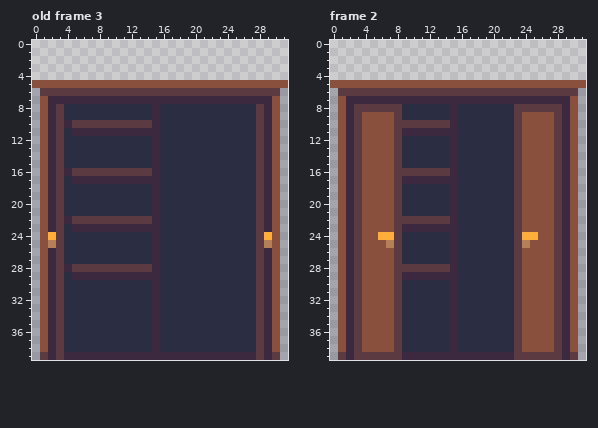
Pixel-art file -- Assets/HideOuts/WoodCloset.ase. This is how it looked before the edit.
32x40 pixels, 3 frames. Shown: old frame 3, frame 2. The commit also changed other frames, which this record leaves out.
New version:
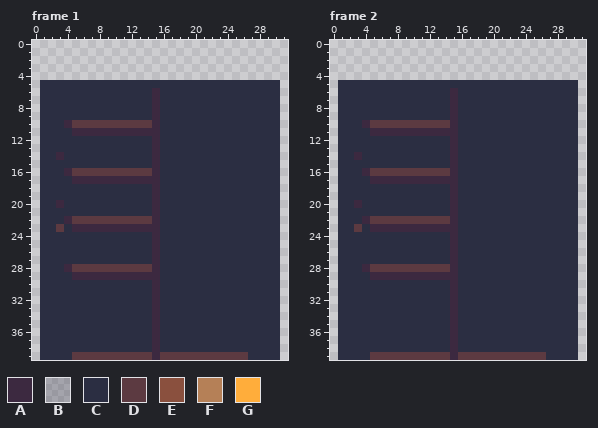
Palette (. is transparent): A #3c2940  B #2b2e4241  C #2b2e42  D #5c3a41  E #8a503e  F #b58057  G #ffad3b
A new or re-ordered frame is compared with the old frame closest to it.
Diff:
layer "Layer 3" now hidden
layer "Layer 1" now hidden
frames re-ordered
Frame 1 against old frame 3:
y 5: x 0..31 EEEEEEEEEEEEEEEEEEEEEEEEEEEEEEEE -> .CCCCCCCCCCCCCCCCCCCCCCCCCCCCCC.
y 6: x 0..31 BDDDDDDDDDDDDDDDDDDDDDDDDDDDDDDB -> .CCCCCCCCCCCCCCACCCCCCCCCCCCCCC.
y 7: x 0..14 BEAAAAAAAAAAAAA -> .CCCCCCCCCCCCCC; x 16..31 AAAAAAAAAAAAAAEB -> CCCCCCCCCCCCCCC.
y 8..13: x 0..3 BEAD -> .CCC; x 28..31 DAEB -> CCC.
y 14: x 0..3 BEAD -> .CCA; x 28..31 DAEB -> CCC.
y 15..19: x 0..3 BEAD -> .CCC; x 28..31 DAEB -> CCC.
y 20: x 0..3 BEAD -> .CCA; x 28..31 DAEB -> CCC.
y 21..22: x 0..3 BEAD -> .CCC; x 28..31 DAEB -> CCC.
y 23: x 0..2 BEA -> .CC; x 28..31 DAEB -> CCC.
y 24: x 0..3 BEGD -> .CCC; x 28..31 DGEB -> CCC.
y 25: x 0..3 BEFD -> .CCC; x 28..31 DFEB -> CCC.
y 26..38: x 0..3 BEAD -> .CCC; x 28..31 DAEB -> CCC.
y 39: x 0..14 BDADAAAAAAAAAAA -> .CCCCDDDDDDDDDD; x 16..31 AAAAAAAAAAAADADB -> DDDDDDDDDDDCCCC.
Frame 2:
y 5: x 0..31 EEEEEEEEEEEEEEEEEEEEEEEEEEEEEEEE -> .CCCCCCCCCCCCCCCCCCCCCCCCCCCCCC.
y 6: x 0..31 BDDDDDDDDDDDDDDDDDDDDDDDDDDDDDDB -> .CCCCCCCCCCCCCCACCCCCCCCCCCCCCC.
y 7: x 0..14 BEAAAAAAAAAAAAA -> .CCCCCCCCCCCCCC; x 16..31 AAAAAAAAAAAAAAEB -> CCCCCCCCCCCCCCC.
y 8: x 0..8 BEADDDDDD -> .CCCCCCCC; x 23..31 DDDDDDAEB -> CCCCCCCC.
y 9: x 0..8 BEADEEEED -> .CCCCCCCC; x 23..31 DEEEEDAEB -> CCCCCCCC.
y 10: x 0..7 BEADEEEE -> .CCCADDD; x 23..31 DEEEEDAEB -> CCCCCCCC.
y 11: x 0..8 BEADEEEED -> .CCCCAAAA; x 23..31 DEEEEDAEB -> CCCCCCCC.
y 12..13: x 0..8 BEADEEEED -> .CCCCCCCC; x 23..31 DEEEEDAEB -> CCCCCCCC.
y 14: x 0..8 BEADEEEED -> .CCACCCCC; x 23..31 DEEEEDAEB -> CCCCCCCC.
y 15: x 0..8 BEADEEEED -> .CCCCCCCC; x 23..31 DEEEEDAEB -> CCCCCCCC.
y 16: x 0..7 BEADEEEE -> .CCCADDD; x 23..31 DEEEEDAEB -> CCCCCCCC.
y 17: x 0..8 BEADEEEED -> .CCCCAAAA; x 23..31 DEEEEDAEB -> CCCCCCCC.
y 18..19: x 0..8 BEADEEEED -> .CCCCCCCC; x 23..31 DEEEEDAEB -> CCCCCCCC.
y 20: x 0..8 BEADEEEED -> .CCACCCCC; x 23..31 DEEEEDAEB -> CCCCCCCC.
y 21: x 0..8 BEADEEEED -> .CCCCCCCC; x 23..31 DEEEEDAEB -> CCCCCCCC.
y 22: x 0..7 BEADEEEE -> .CCCADDD; x 23..31 DEEEEDAEB -> CCCCCCCC.
y 23: x 0..2 BEA -> .CC; x 4..8 EEEED -> CAAAA; x 23..31 DEEEEDAEB -> CCCCCCCC.
y 24: x 0..8 BEADEEGGD -> .CCCCCCCC; x 23..31 DGGEEDAEB -> CCCCCCCC.
y 25: x 0..8 BEADEEEFD -> .CCCCCCCC; x 23..31 DFEEEDAEB -> CCCCCCCC.
y 26..27: x 0..8 BEADEEEED -> .CCCCCCCC; x 23..31 DEEEEDAEB -> CCCCCCCC.
y 28: x 0..7 BEADEEEE -> .CCCADDD; x 23..31 DEEEEDAEB -> CCCCCCCC.
y 29: x 0..8 BEADEEEED -> .CCCCAAAA; x 23..31 DEEEEDAEB -> CCCCCCCC.
y 30..38: x 0..8 BEADEEEED -> .CCCCCCCC; x 23..31 DEEEEDAEB -> CCCCCCCC.
y 39: x 0..4 BDADD -> .CCCC; x 9..14 AAAAAA -> DDDDDD; x 16..22 AAAAAAA -> DDDDDDD; x 27..31 DDADB -> CCCC.
